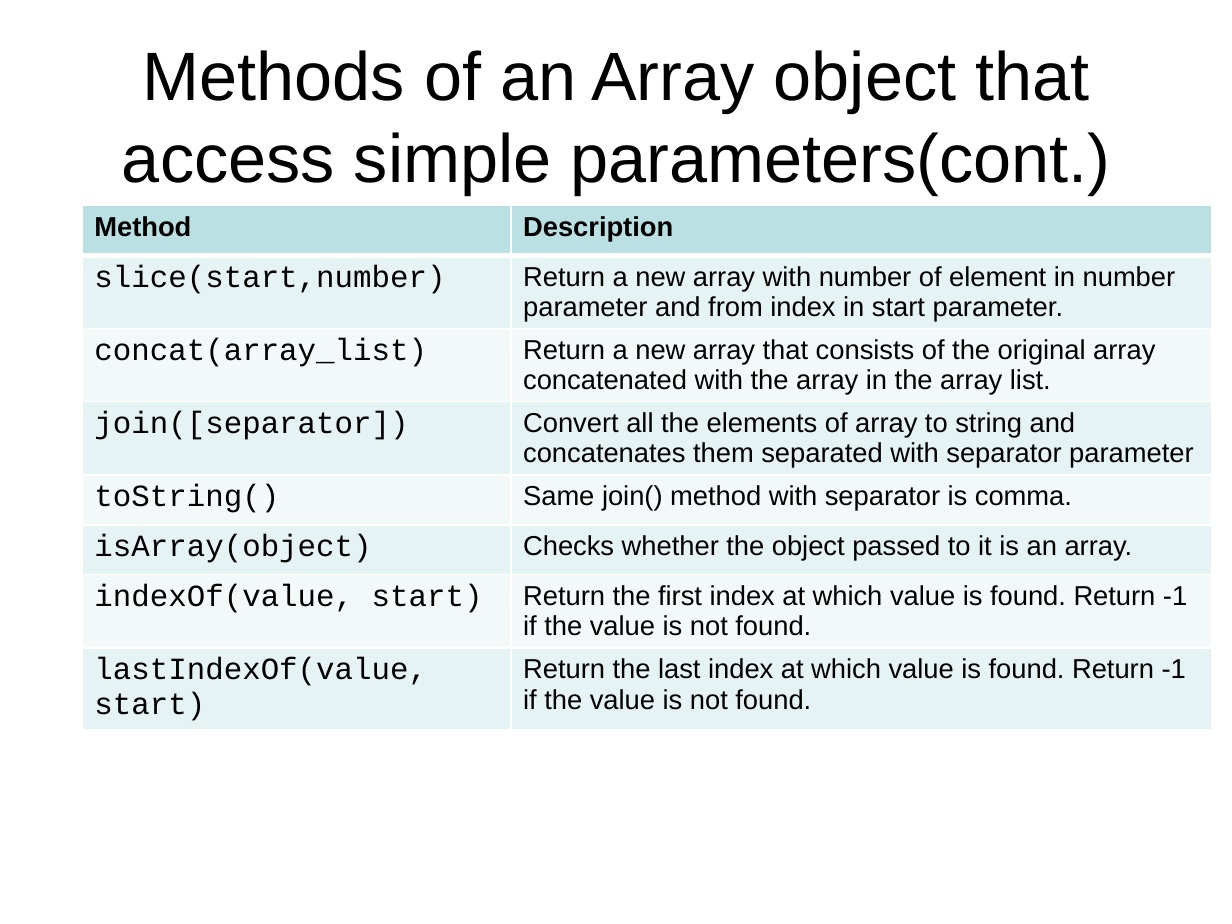
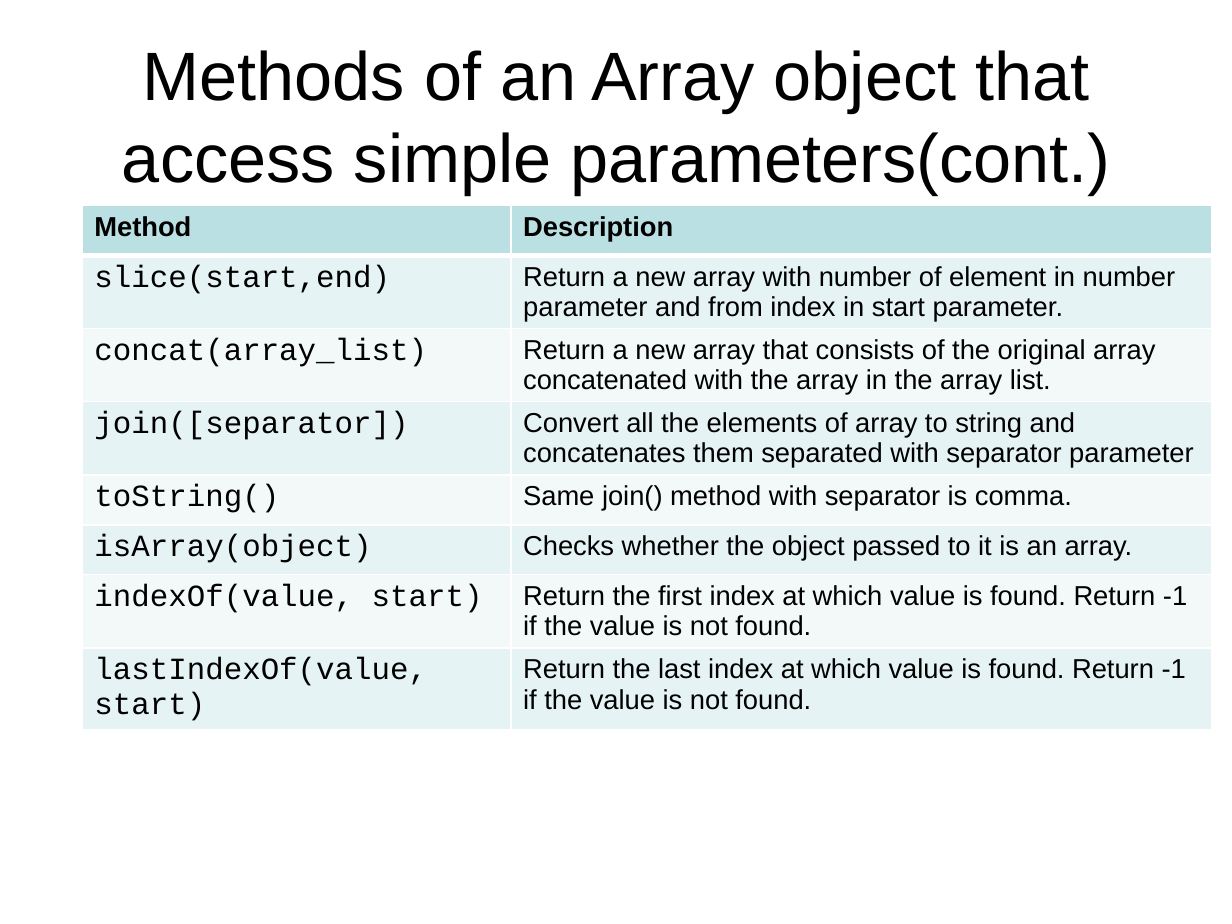
Before and after one commit to haibkt2/FE11, a slide deck: slide 14 of JavaScript/Slide/Chapter 9_How to work with Arrays and Web Storage.pptx. Drawn at 1232x924 pixels with LibreOffice and Linux fonts; fonts in the diff are those of the drawing; background and template pictures are left out. Boxes give left, top, right and bottom in pixels: in the first picture for what was removed or moved away, otherwise in the second. Text is boxed around its words. In the diff, an @@ line names an element or a change of style, - is before the commit and + after.

```diff
--- a/JavaScript/Slide/Chapter 9_How to work with Arrays and Web Storage.pptx
+++ b/JavaScript/Slide/Chapter 9_How to work with Arrays and Web Storage.pptx
@@ table at [83,206,1212,754] @@
-row 2, column 1: slice(start,number)
+row 2, column 1: slice(start,end)
```
Also in this commit, not shown: 8 other files.
